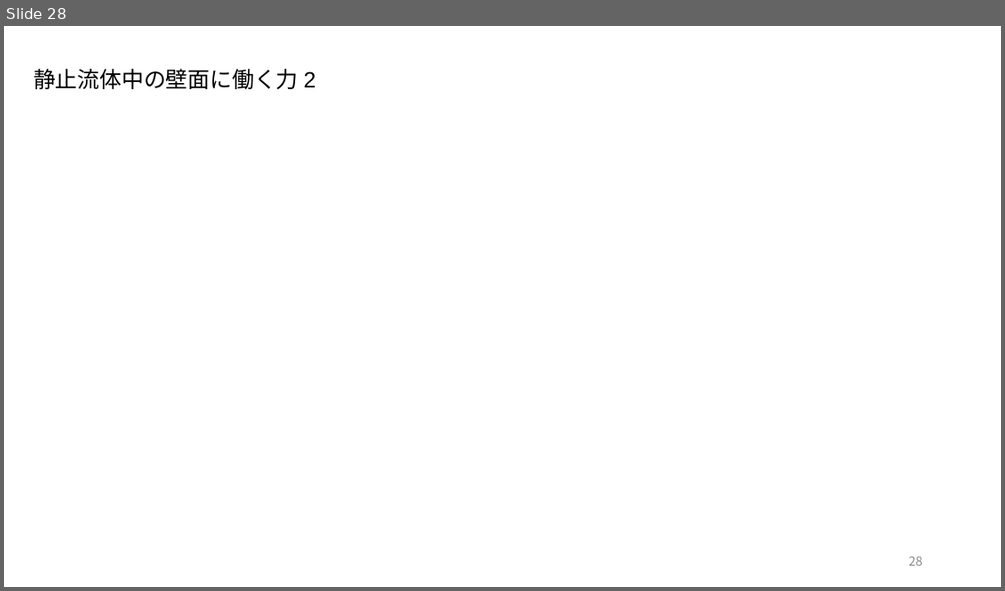
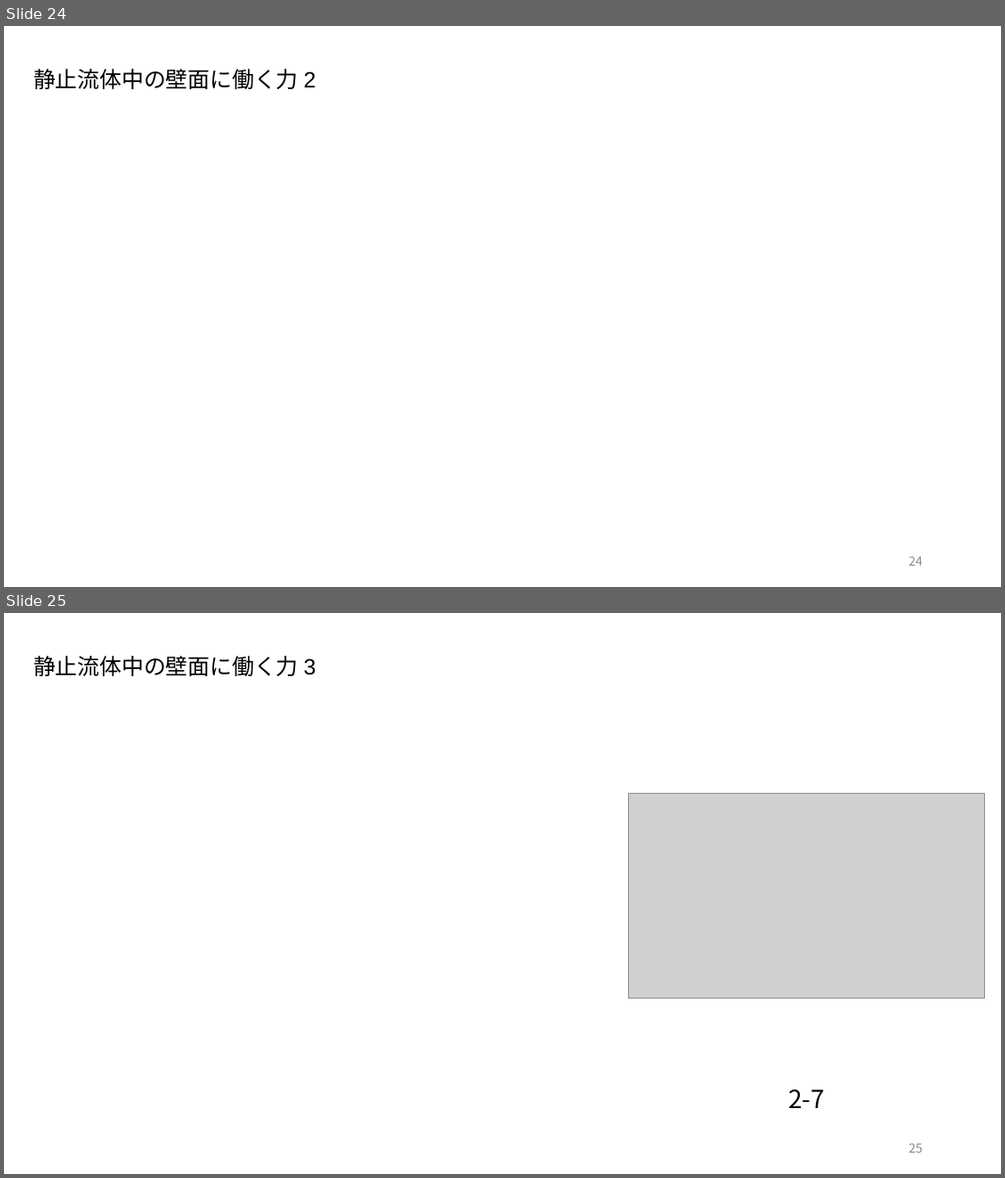
Before and after one commit to akmiccom/markdown_powerpoint, a slide deck: Basics_of_Fluid_Mechanics/Basics_of_Fluid_Mechanics.pptx. Shown one above the other, each under a label of ours: slide 28 before the commit, slides 24 and 25 after it. The pictures are 1005x591 and 1005x1178 pixels, drawn with LibreOffice and Linux fonts; fonts in the diff are those of the drawing; grey boxes stand for pictures; background and template pictures are left out. Boxes give left, top, right and bottom in pixels: in the first picture for what was removed or moved away, otherwise in the second. Text is boxed around its words. In the diff, an @@ line names an element or a change of style, - is before the commit and + after.

```diff
--- a/Basics_of_Fluid_Mechanics/Basics_of_Fluid_Mechanics.pptx
+++ b/Basics_of_Fluid_Mechanics/Basics_of_Fluid_Mechanics.pptx
@@ slide 25 added at [4,613,1001,1174], background #FFFFFF @@
@@ title added at [33,656,316,676], 16 pt, text #000000 @@
+静止流体中の壁面に働く力 3
@@ picture added at [628,794,984,998] @@
@@ text added at [788,1089,825,1108], 18 pt, text #000000 @@
+2-7
@@ page number added at [908,1143,922,1152], 9 pt, text #8C8C8C @@
+25
@@ what was slide 28 is now slide 24 @@
@@ page number at [908,556,922,565]: text changed @@
-28
+24
```
Also in this commit, not shown: 11 slides changed, 1 other slide added, 5 slides removed, 4 other files.
